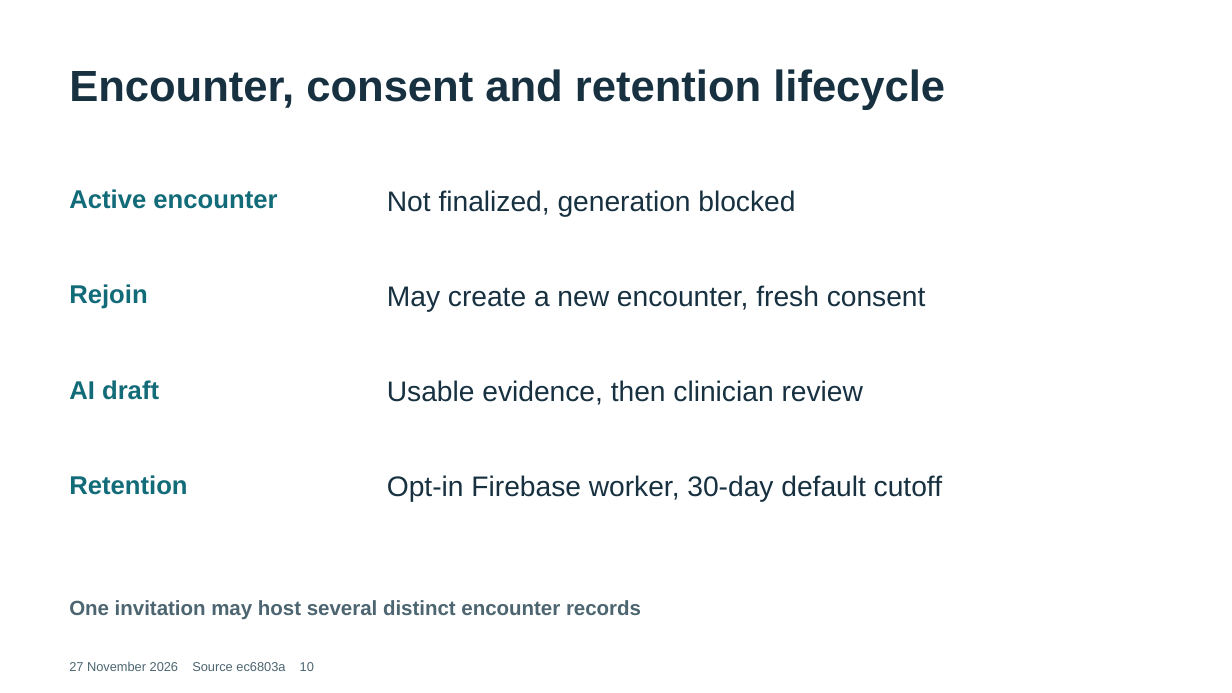
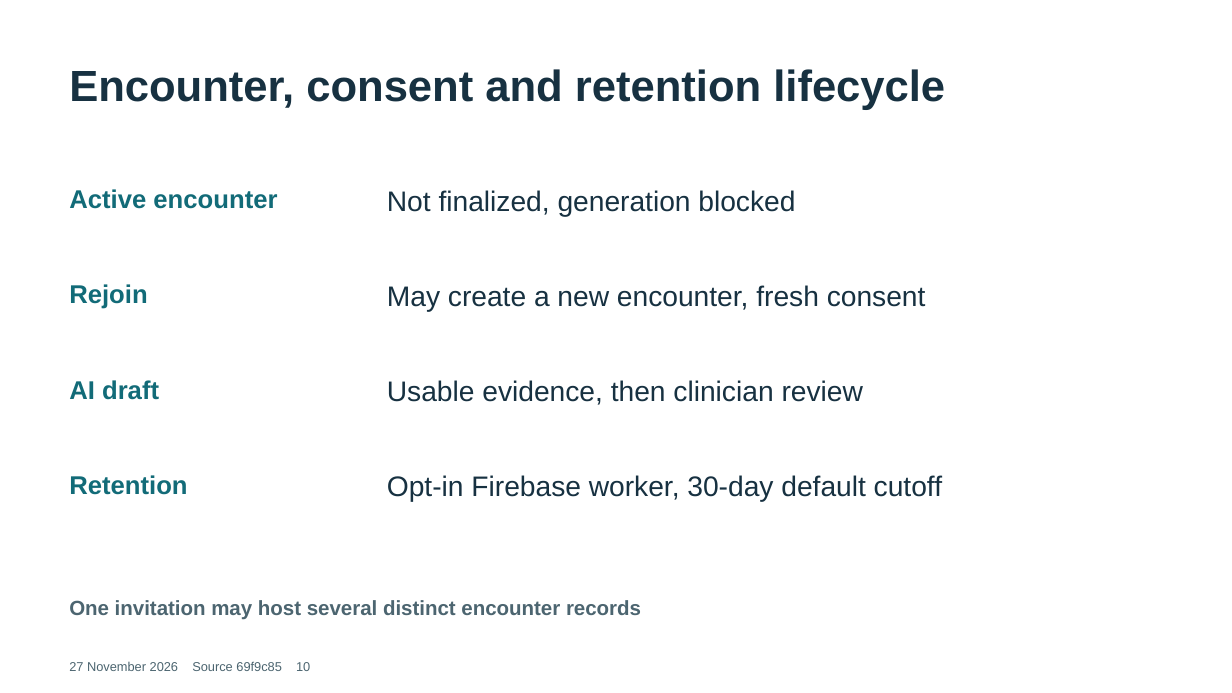
Before and after one commit to Garrette27/Livekit, a slide deck: slide 10 of docs/thesis-defense/TeleConsole-Waiting-Queue-and-Title-Defense.pptx. Drawn at 1232x693 pixels with LibreOffice and Linux fonts; fonts in the diff are those of the drawing. Boxes give left, top, right and bottom in pixels: in the first picture for what was removed or moved away, otherwise in the second. Text is boxed around its words. In the diff, an @@ line names an element or a change of style, - is before the commit and + after.

```diff
--- a/docs/thesis-defense/TeleConsole-Waiting-Queue-and-Title-Defense.pptx
+++ b/docs/thesis-defense/TeleConsole-Waiting-Queue-and-Title-Defense.pptx
@@ text at <box>69,661,310,671</box>: text changed @@
-27 November 2026 Source ec6803a 10
+27 November 2026 Source 69f9c85 10
```
Also in this commit, not shown: 13 other slides changed, 34 other files.
